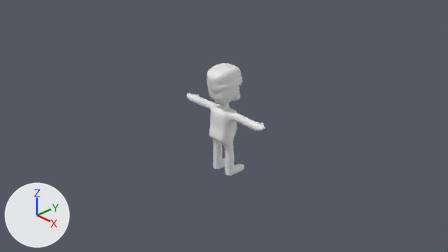
Before and after pictures for a commit that changed the Blender file personaje.blend.
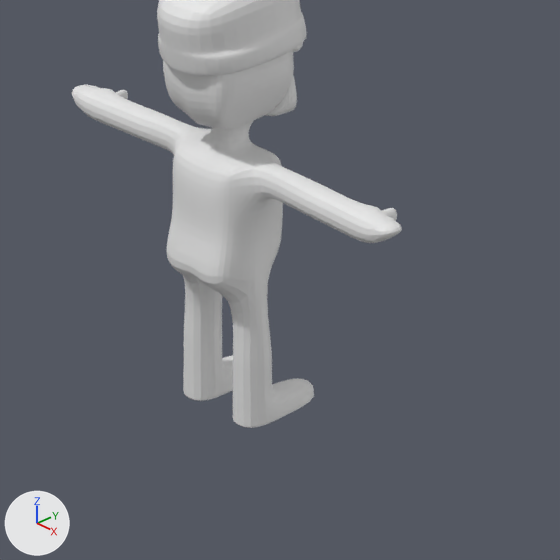
Each version is shown from the file's camera 'Camera', then close up on the part from 38% to 68% of the width and 29% to 82% of the height. Every picture has the same lights, and +X, +Y and +Z are marked at lower left.
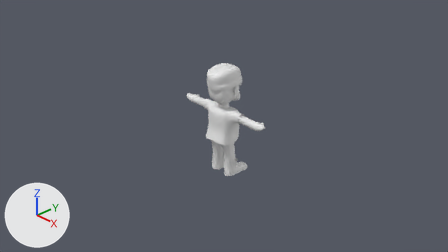
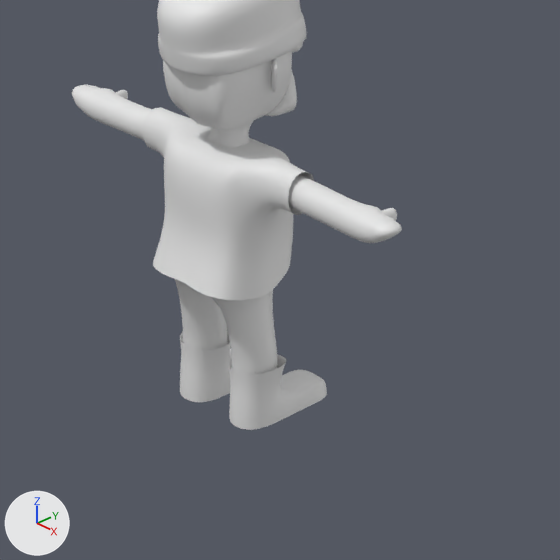
Where the change shows, as pixel boxes (x1, y1, x2, y2) in the close-ups (560 x 560 px):
'Playera', added
    after: (143, 107, 314, 300)
'Botas', added
    after: (180, 331, 327, 430)
'Pantalon', added
    after: (175, 279, 277, 375)

Patch to the scene script:
```diff
--- a/personaje.blend.py
+++ b/personaje.blend.py
@@ me_cube_010 @@
+me_cube_010.from_pydata(...)  # 36 vertices, 25 faces; spans x -1.08..-0.15, y -2.76..-1.01, z -3.46..-2.44
+me_cube_010.polygons.foreach_set('use_smooth', [True] * 25)
@@ me_cube_008 @@
+me_cube_008.from_pydata(...)  # 36 vertices, 28 faces; spans x -0.96..0.0, y -5.02..-3.31, z -2.89..-0.21
+me_cube_008.polygons.foreach_set('use_smooth', [True] * 28)
@@ me_cube_005 @@
+me_cube_005.from_pydata(...)  # 40 vertices, 29 faces; spans x -1.67..0.0, y -2.48..-0.71, z -1.14..1.19
+me_cube_005.polygons.foreach_set('use_smooth', [True] * 29)
@@ ob_botas @@
+ob_botas = bpy.data.objects.new('Botas', me_cube_010)
+ob_botas.location = (0.0, 0.704, 0.0)
+ob_botas.scale = (0.274, 0.297, 0.286)
+_m = ob_botas.modifiers.new('Mirror', 'MIRROR')
+_m.use_clip = True
+_m = ob_botas.modifiers.new('Subdivision', 'SUBSURF')
@@ ob_pantalon @@
+ob_pantalon = bpy.data.objects.new('Pantalon', me_cube_008)
+ob_pantalon.location = (0.0, 1.22, 0.0)
+ob_pantalon.scale = (0.274, 0.297, 0.286)
+_m = ob_pantalon.modifiers.new('Mirror', 'MIRROR')
+_m.use_clip = True
+_m = ob_pantalon.modifiers.new('Subdivision', 'SUBSURF')
@@ ob_playera @@
+ob_playera = bpy.data.objects.new('Playera', me_cube_005)
+ob_playera.location = (0.0, 0.466, 0.0)
+ob_playera.scale = (0.274, 0.297, 0.286)
+_m = ob_playera.modifiers.new('Mirror', 'MIRROR')
+_m.use_clip = True
+_m = ob_playera.modifiers.new('Subdivision', 'SUBSURF')
```
